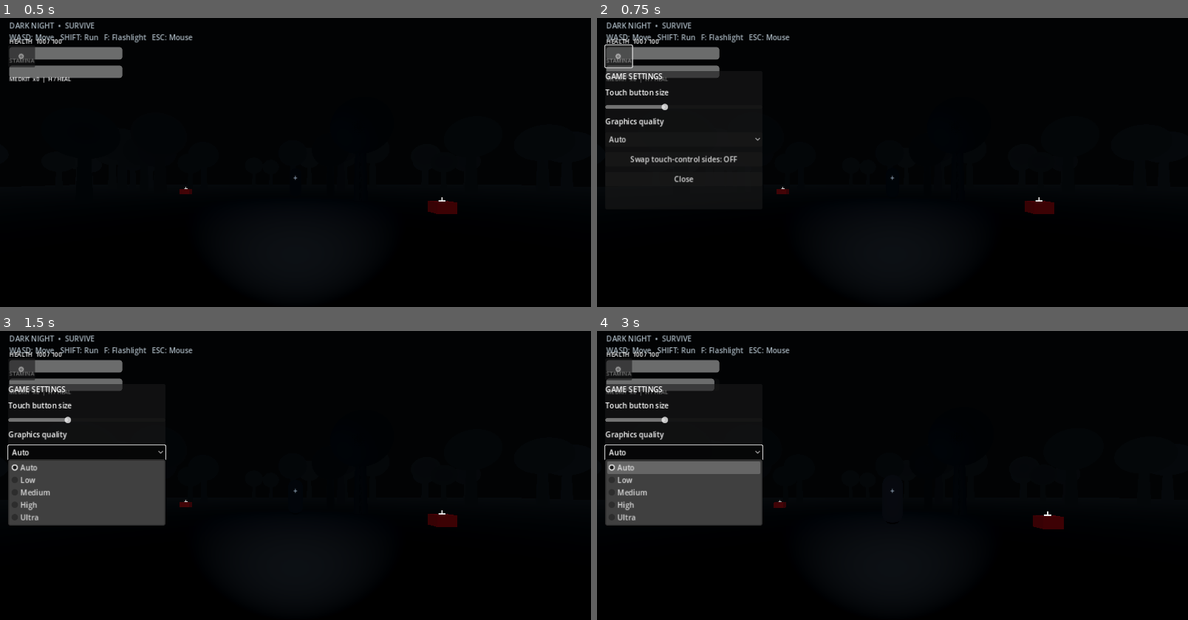
Above: before the commit, frames 1-4 (two rows, left to right).
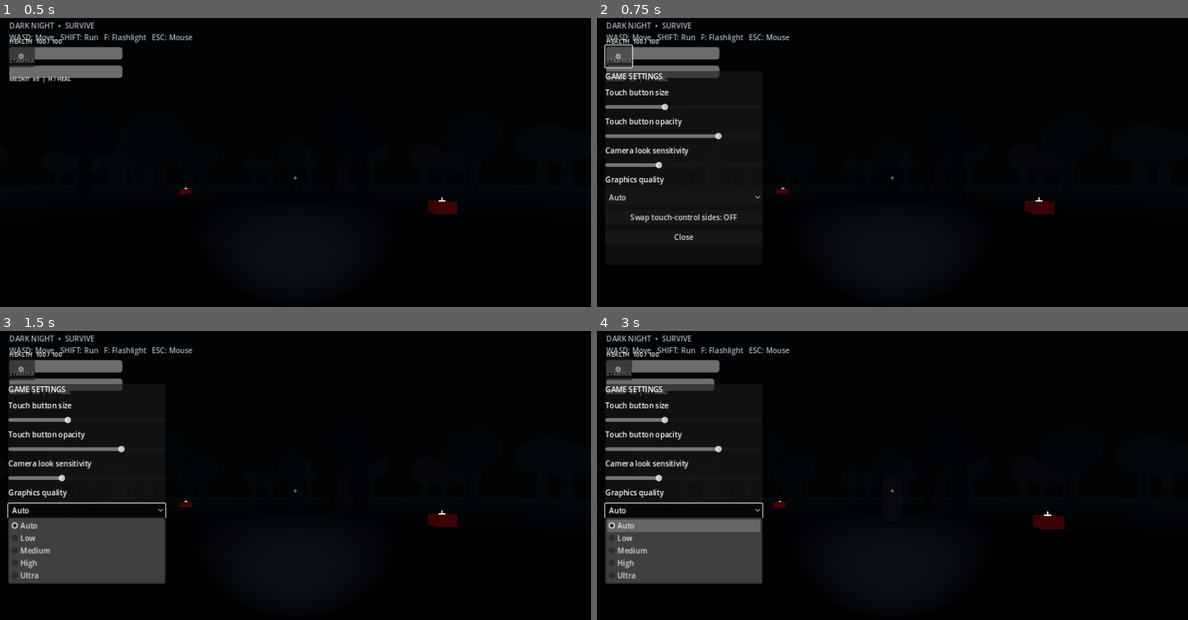
Above: after the commit, the same moments.

Repository: trrahamanofficial/DARK-NIGHT-SURVIVAL
Game: Godot game, scene res://scenes/main.tscn
Two runs of this game, one before a commit and one after it. Both use one fixed random seed, a clock stepped at 60 frames per second and the inputs below.
Inputs (mouse positions are in pixels of both pictures, inside the frame that each line leads up to):
- Up to frame 1 (0.5 s): no input
- Up to frame 2 (0.75 s): click "⚙" at 0.5 s
- Up to frame 3 (1.5 s): click "Auto" at 1.25 s
- Up to frame 4 (3 s): click "Swap touch-control sides: OFF" at 2 s; tap Enter at 2.75 s; move the mouse to (922, 489) at 2.77 s; hold W (move_forward) from 2.78 s (still down); hold Shift (run) from 2.78 s (still down)

Frame 1 is identical in both runs. In frame 2, 1.7% of the frame differs, in the area x 1-28%, y 34-78%; in frame 3, 11%; in frame 4, 12%, in the area x 1-29%, y 34-88%.

Commit message:
Add touch opacity and camera sensitivity settings

Diff:
--- a/scripts/settings_ui.gd
+++ b/scripts/settings_ui.gd
@@ -4,6 +4,8 @@
 var ui_scale := 1.0
 var quality := "Auto"
 var swapped := false
+var touch_opacity := 0.8
+var touch_sensitivity := 1.0
 var panel: PanelContainer
 
 func _ready() -> void:
@@ -12,6 +14,8 @@
         ui_scale = float(cfg.get_value("controls", "scale", 1.0))
         quality = str(cfg.get_value("graphics", "quality", "Auto"))
         swapped = bool(cfg.get_value("controls", "swapped", false))
+        touch_opacity = float(cfg.get_value("controls", "opacity", 0.8))
+        touch_sensitivity = float(cfg.get_value("controls", "sensitivity", 1.0))
     var open_button := Button.new()
     open_button.name = "SettingsButton"
     open_button.text = "⚙"
@@ -31,7 +35,7 @@
     panel = PanelContainer.new()
     panel.name = "GameSettingsPanel"
     panel.position = Vector2(18, 128)
-    panel.size = Vector2(340, 300)
+    panel.size = Vector2(340, 420)
     panel.z_index = 30
     var box := VBoxContainer.new()
     box.add_theme_constant_override("separation", 12)
@@ -49,6 +53,26 @@
     slider.value = ui_scale
     slider.value_changed.connect(_on_scale_changed)
     box.add_child(slider)
+    var opacity_label := Label.new()
+    opacity_label.text = "Touch button opacity"
+    box.add_child(opacity_label)
+    var opacity_slider := HSlider.new()
+    opacity_slider.min_value = 0.25
+    opacity_slider.max_value = 1.0
+    opacity_slider.step = 0.05
+    opacity_slider.value = touch_opacity
+    opacity_slider.value_changed.connect(_on_opacity_changed)
+    box.add_child(opacity_slider)
+    var sensitivity_label := Label.new()
+    sensitivity_label.text = "Camera look sensitivity"
+    box.add_child(sensitivity_label)
+    var sensitivity_slider := HSlider.new()
+    sensitivity_slider.min_value = 0.5
+    sensitivity_slider.max_value = 2.0
+    sensitivity_slider.step = 0.1
+    sensitivity_slider.value = touch_sensitivity
+    sensitivity_slider.value_changed.connect(_on_sensitivity_changed)
+    box.add_child(sensitivity_slider)
     var quality_label := Label.new()
     quality_label.text = "Graphics quality"
     box.add_child(quality_label)
@@ -73,6 +97,16 @@
     _save_settings()
     _apply_control_settings()
 
+func _on_opacity_changed(value: float) -> void:
+    touch_opacity = value
+    _save_settings()
+    _apply_control_settings()
+
+func _on_sensitivity_changed(value: float) -> void:
+    touch_sensitivity = value
+    _save_settings()
+    _apply_control_settings()
+
 func _on_quality_selected(index: int) -> void:
     quality = ["Auto", "Low", "Medium", "High", "Ultra"][index]
     _save_settings()
@@ -90,10 +124,17 @@
         var base_size: Vector2 = control.get_meta("base_size", control.size)
         var base_pos: Vector2 = control.get_meta("base_pos", control.position)
         control.size = base_size * ui_scale
+        control.modulate.a = touch_opacity
+        if control.name == "VirtualJoystick":
+            control.radius = 66.0 * ui_scale
+            control.queue_redraw()
         if swapped:
             control.position = Vector2(viewport_size.x - base_pos.x - control.size.x, base_pos.y)
         else:
             control.position = base_pos
+    var player := get_tree().current_scene.get_node_or_null("Player") if get_tree().current_scene else null
+    if player and player.has_method("set_touch_sensitivity_multiplier"):
+        player.set_touch_sensitivity_multiplier(touch_sensitivity)
 
 func _apply_quality() -> void:
     var selected := quality
@@ -107,5 +148,7 @@
     var cfg := ConfigFile.new()
     cfg.set_value("controls", "scale", ui_scale)
     cfg.set_value("controls", "swapped", swapped)
+    cfg.set_value("controls", "opacity", touch_opacity)
+    cfg.set_value("controls", "sensitivity", touch_sensitivity)
     cfg.set_value("graphics", "quality", quality)
     cfg.save(CONFIG_PATH)
